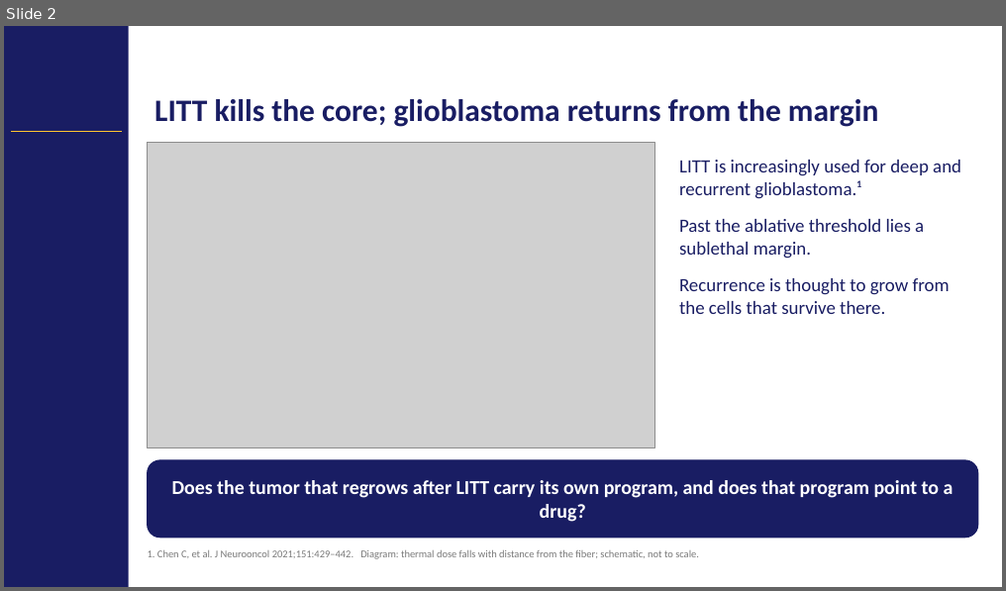
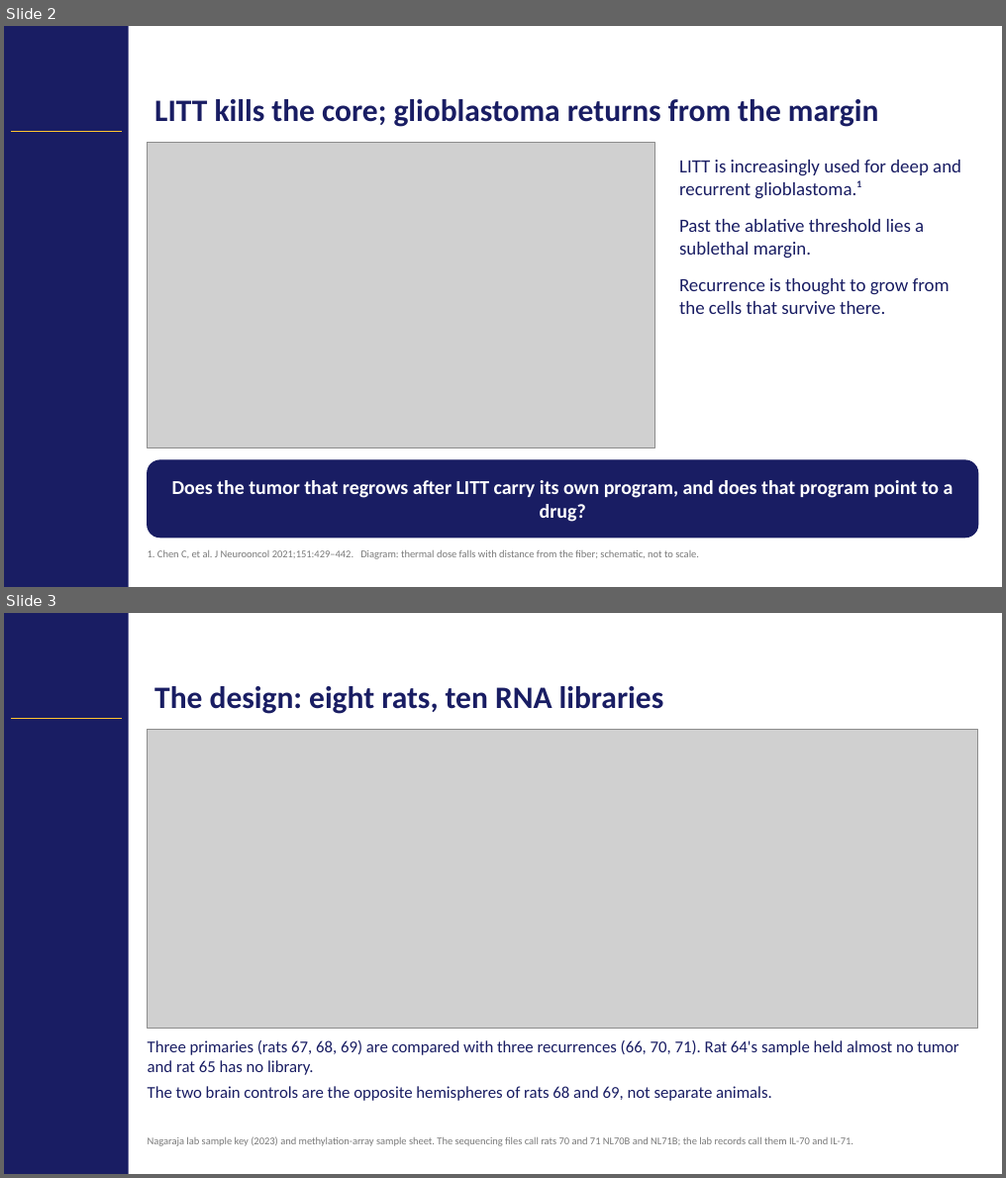
Before and after one commit to Gregory-Schwing-MD-PhD/u251-xenograft-rat-RNASeq-study, a slide deck: SLIDES/CNS2026_Schwing_Abstract418_CNStemplate_v4.pptx. Shown one above the other, each under a label of ours: slide 2 before the commit, slides 2 and 3 after it. The pictures are 1006x591 and 1006x1178 pixels, drawn with LibreOffice and Linux fonts; fonts in the diff are those of the drawing; grey boxes stand for pictures; background and template pictures are left out. Boxes give left, top, right and bottom in pixels: in the first picture for what was removed or moved away, otherwise in the second. Text is boxed around its words. In the diff, an @@ line names an element or a change of style, - is before the commit and + after.

```diff
--- a/SLIDES/CNS2026_Schwing_Abstract418_CNStemplate_v4.pptx
+++ b/SLIDES/CNS2026_Schwing_Abstract418_CNStemplate_v4.pptx
@@ slide 3 added at [4,613,1002,1174], background #FFFFFF; not listed: 2 template elements that a slide beside it also shows @@
@@ title added at [154,686,664,714], 30 pt, text #191D63, bold @@
+The design: eight rats, ten RNA libraries
@@ picture added at [147,729,978,1028] @@
@@ text added at [148,1041,958,1101], 16 pt, text #191D63 @@
+Three primaries (rats 67, 68, 69) are compared with three recurrences (66, 70, 71). Rat 64's sample held almost no tumor and rat 65 has no library.
+The two brain controls are the opposite hemispheres of rats 68 and 69, not separate animals.
@@ text added at [148,1137,853,1147], 10 pt, text #7A7A7A @@
+Nagaraja lab sample key (2023) and methylation-array sample sheet. The sequencing files call rats 70 and 71 NL70B and NL71B; the lab records call them IL-70 and IL-71.
```
Also in this commit, not shown: 3 slides changed, 37 other files.
